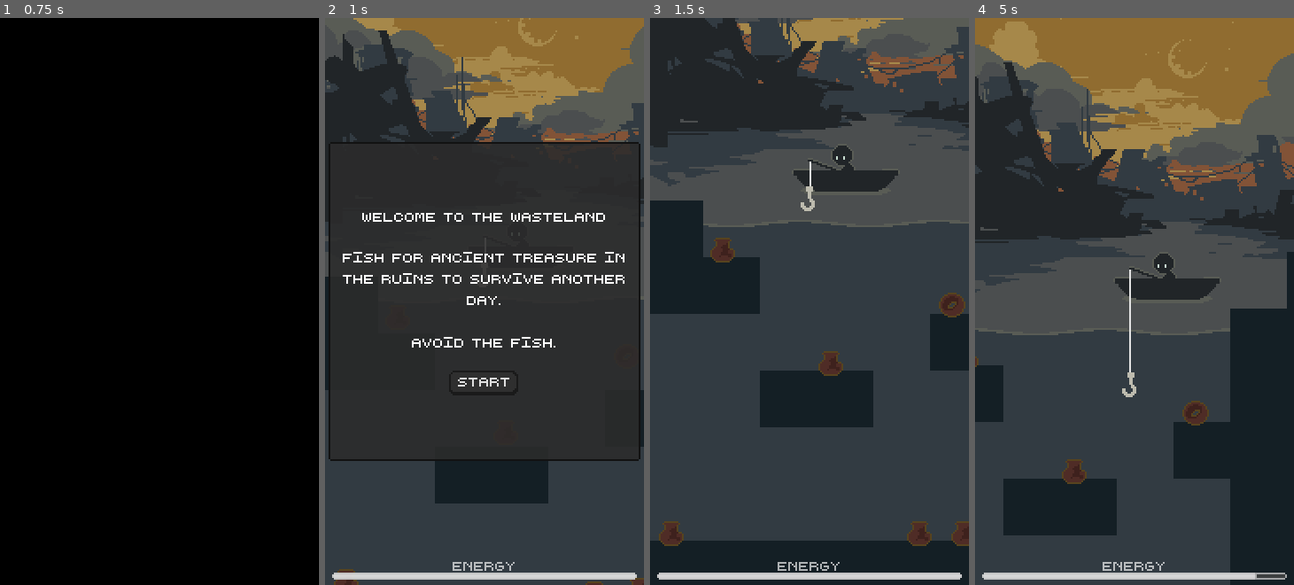
Above: before the commit, frames 1-4 (left to right).
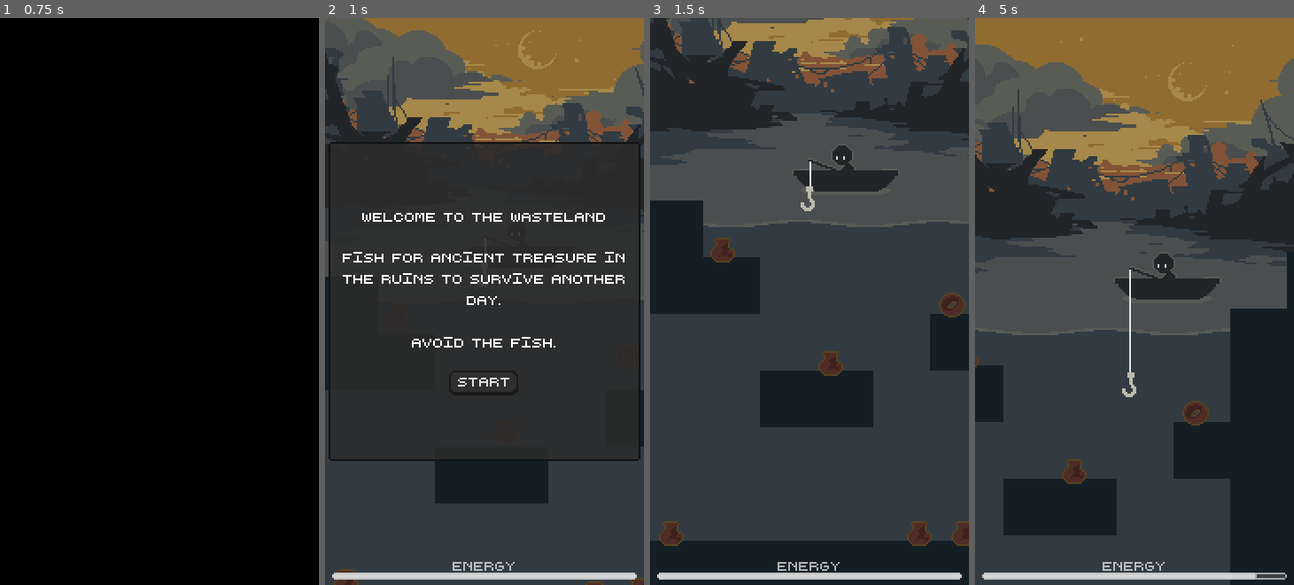
Above: after the commit, the same moments.

Repository: baconsaur/ludum-dare-58
Game: Godot game, scene res://ui/scenes/main_menu.tscn
Two runs of this game, one before a commit and one after it. Both use one fixed random seed, a clock stepped at 60 frames per second and the inputs below. The engine's default icon, where the game draws it, is replaced by a stand-in: a white triangle on a blue panel in a dark square.
Inputs:
- Up to frame 1 (0.75 s): click "Play" at 0.5 s
- Up to frame 2 (1 s): no input
- Up to frame 3 (1.5 s): click "Start" at 1.25 s
- Up to frame 4 (5 s): hold Right (right) 2.03-2.78 s; tap Space (action) every 0.75 s from 2.1 to 4.35 s; hold S (down) 2.78-3.53 s; hold Right (right) 3.53-4.28 s; hold W (up) from 4.28 s (still down)

Frame 1 is identical in both runs. In frame 2, 9.8% of the frame differs, in the area x 0-100%, y 0-42%; in frame 3, 13%; in frame 4, 18%, in the area x 0-100%, y 0-49%.

Commit message:
Fix misaligned background

Diff:
--- a/scenes/game.tscn
+++ b/scenes/game.tscn
@@ -92,7 +92,7 @@
 
 [node name="Parallax2D" type="Parallax2D" parent="Background"]
 scroll_scale = Vector2(0, 1)
-scroll_offset = Vector2(85, -13)
+scroll_offset = Vector2(85, 0)
 
 [node name="Sprite2D" type="Sprite2D" parent="Background/Parallax2D"]
 z_index = -10
@@ -100,7 +100,7 @@
 
 [node name="Parallax2D6" type="Parallax2D" parent="Background"]
 scroll_scale = Vector2(0.05, 1)
-scroll_offset = Vector2(-1, 32.4)
+scroll_offset = Vector2(-40, 32.4)
 repeat_size = Vector2(250, 0)
 repeat_times = 2
 
@@ -111,7 +111,7 @@
 
 [node name="Parallax2D3" type="Parallax2D" parent="Background"]
 scroll_scale = Vector2(0.15, 1)
-scroll_offset = Vector2(-46.585, 42.5)
+scroll_offset = Vector2(-40, 42.5)
 repeat_size = Vector2(250, 0)
 repeat_times = 2
 
@@ -122,7 +122,7 @@
 
 [node name="Parallax2D4" type="Parallax2D" parent="Background"]
 scroll_scale = Vector2(0.3, 1)
-scroll_offset = Vector2(-1, 55)
+scroll_offset = Vector2(-40, 55)
 repeat_size = Vector2(250, 0)
 repeat_times = 2
 
@@ -133,7 +133,7 @@
 
 [node name="Parallax2D5" type="Parallax2D" parent="Background"]
 scroll_scale = Vector2(0.3, 1)
-scroll_offset = Vector2(-1, 55)
+scroll_offset = Vector2(-40, 55)
 repeat_size = Vector2(250, 0)
 repeat_times = 2
 
--- a/scripts/game_controller.gd
+++ b/scripts/game_controller.gd
@@ -43,8 +43,8 @@
 		return
 
 	if current_level != null:
+		current_level = null
 		current_level.queue_free()
-		current_level = null
 
 	current_level = level.instantiate()
 	add_child(current_level)
